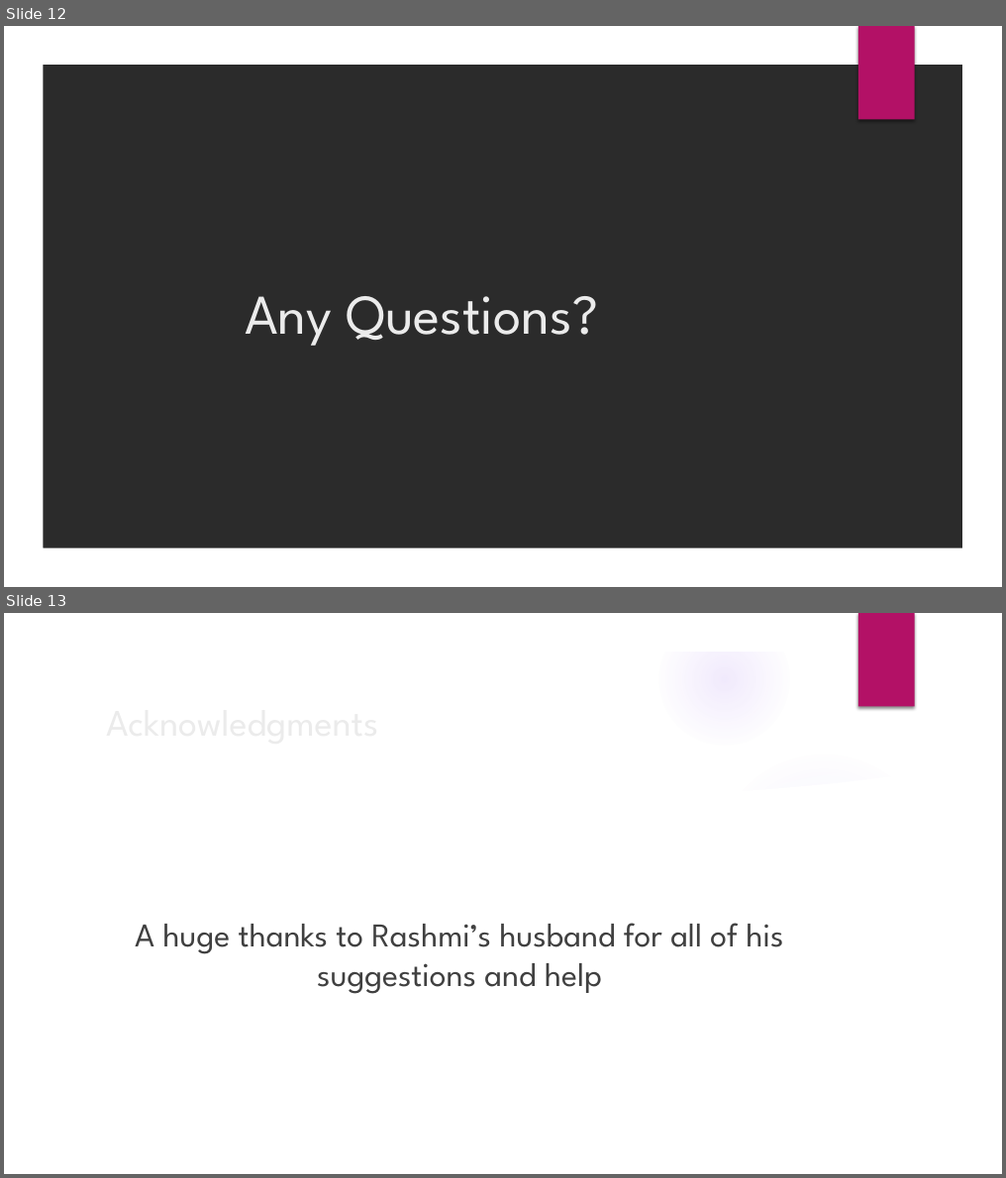
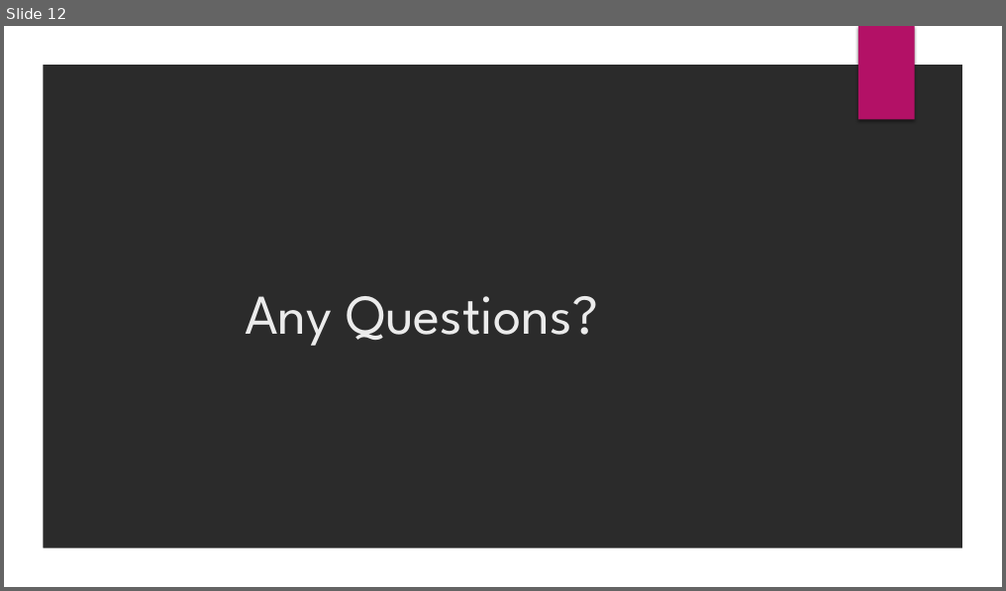
Before and after one commit to rashmirekha27/Home_runs_only, a slide deck: Premier League 2020-21 - Working.pptx. Shown one above the other, each under a label of ours: slides 12 and 13 before the commit, slide 12 after it. The pictures are 1006x1178 and 1006x591 pixels, drawn with LibreOffice and Linux fonts; fonts in the diff are those of the drawing; background and template pictures are left out; a plain dark background stands for a picture behind light text. Boxes give left, top, right and bottom in pixels: in the first picture for what was removed or moved away, otherwise in the second. Text is boxed around its words. In the diff, an @@ line names an element or a change of style, - is before the commit and + after.

Commit message:
updating final presentation

```diff
--- a/Premier League 2020-21 - Working.pptx
+++ b/Premier League 2020-21 - Working.pptx
@@ slide 13 removed at bbox=[4, 613, 1002, 1174], background picture (left out); not listed: 2 template elements that a slide beside it also shows @@
@@ title removed at bbox=[98, 692, 816, 750] @@
-Acknowledgments
@@ group removed at bbox=[4, 614, 971, 1174]: 5 ellipses, 2 freeform shapes @@
@@ text removed at bbox=[135, 923, 783, 994] @@
-A huge thanks to Rashmi’s husband for all of his suggestions and help
```
